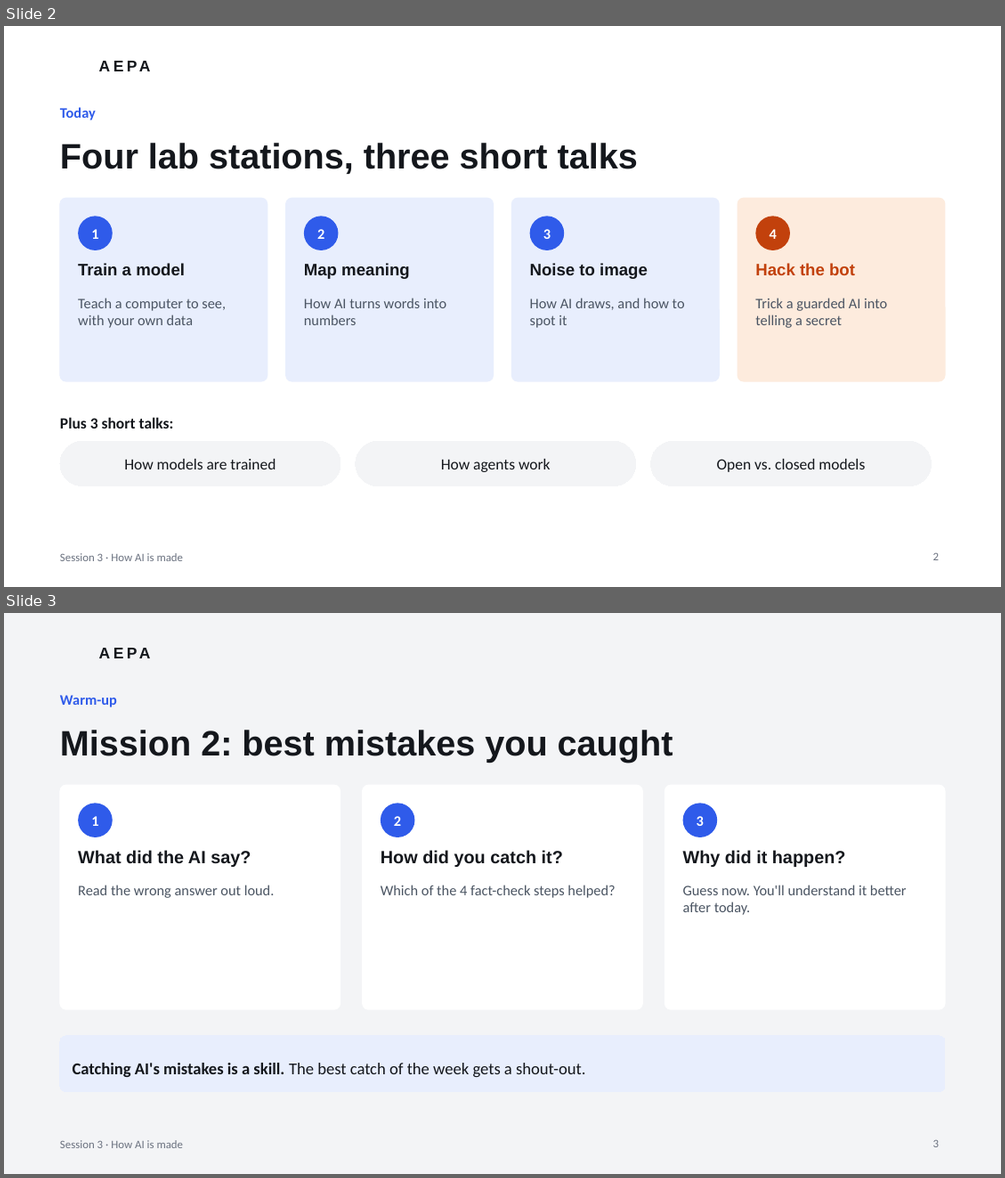
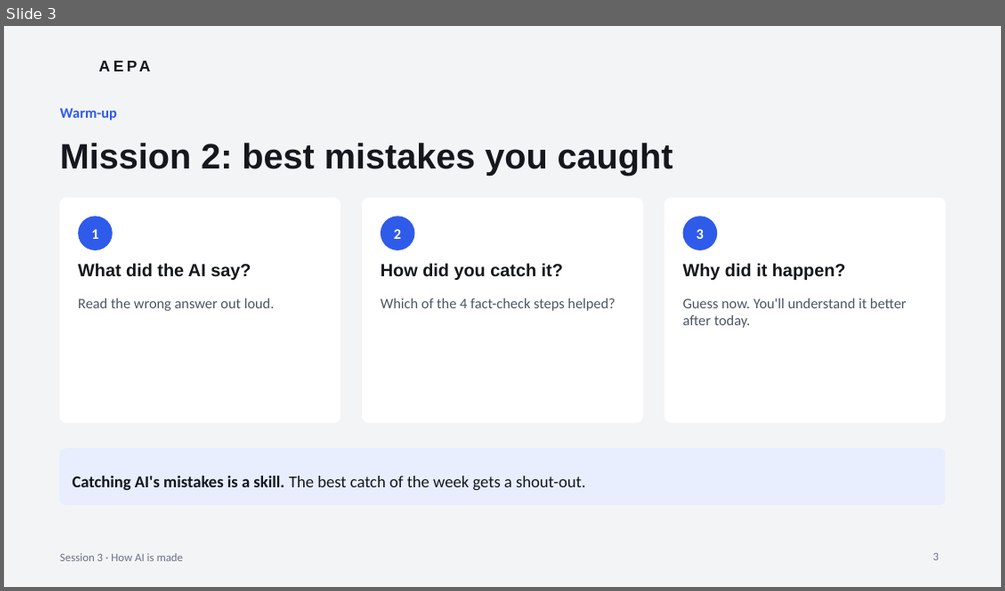
Before and after one commit to JTSG-cons/aepa-sessions, a slide deck: session-3/AEPA-Session-3.pptx. Shown one above the other, each under a label of ours: slides 2 and 3 before the commit, slide 3 after it. The pictures are 1005x1178 and 1005x591 pixels, drawn with LibreOffice and Linux fonts; fonts in the diff are those of the drawing; background and template pictures are left out. Boxes give left, top, right and bottom in pixels: in the first picture for what was removed or moved away, otherwise in the second. Text is boxed around its words. In the diff, an @@ line names an element or a change of style, - is before the commit and + after.

```diff
--- a/session-3/AEPA-Session-3.pptx
+++ b/session-3/AEPA-Session-3.pptx
@@ slide 2 removed at (4,26,1001,587), background #FFFFFF; not listed: 2 template elements that a slide beside it also shows @@
@@ text removed at (60,107,96,120) @@
-Today
@@ title removed at (60,143,638,174) @@
-Four lab stations, three short talks
@@ rounded rectangle removed at (60,198,267,381) @@
@@ rounded rectangle removed at (286,198,493,381) @@
@@ rounded rectangle removed at (512,198,719,381) @@
@@ rounded rectangle removed at (737,198,945,381) @@
@@ ellipse removed at (78,216,113,250) @@
-1
@@ ellipse removed at (304,216,339,250) @@
-2
@@ ellipse removed at (530,216,564,250) @@
-3
@@ ellipse removed at (755,216,790,250) @@
-4
@@ text removed at (78,263,185,275) @@
-Train a model
@@ text removed at (304,263,410,279) @@
-Map meaning
@@ text removed at (530,263,647,279) @@
-Noise to image
@@ text removed at (755,263,855,275) @@
-Hack the bot
@@ text removed at (78,297,226,328) @@
-Teach a computer to see, with your own data
@@ text removed at (304,298,446,325) @@
-How AI turns words into numbers
@@ text removed at (530,297,685,328) @@
-How AI draws, and how to spot it
@@ text removed at (755,297,887,328) @@
-Trick a guarded AI into telling a secret
@@ text removed at (60,417,174,428) @@
-Plus 3 short talks:
@@ rounded rectangle removed at (60,441,340,486) @@
-How models are trained
@@ rounded rectangle removed at (356,441,636,486) @@
-How agents work
@@ rounded rectangle removed at (651,441,931,486) @@
-Open vs. closed models
@@ page number removed at (933,553,938,560) @@
-2
```
Also in this commit, not shown: 12 slides changed, 4 slides added, 4 other slides removed, 2 other files.
